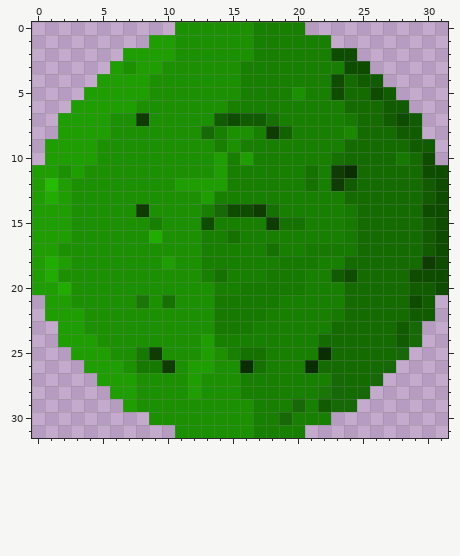
A pixel-art sprite gets an edit: assets/images/snake_body.png. This is how it looked before the edit.
The file is 32x32 pixels. Colours within 5 levels of each other are drawn and written as one.
The result:
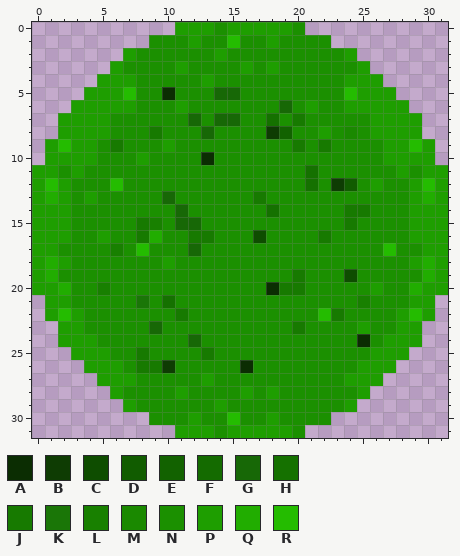
Palette (. is transparent): A #0b2d02  B #0e3c03  C #0e4d00  D #115c00  E #126200  F #146b00  G #176806  H #157100  J #177a00  K #1a7607  L #188000  M #1a8900  N #1b9000  P #1e9e00  Q #21ad00  R #24bc00
The exact change:
Changed rows in their new state; - is an unchanged pixel.
first column x 2:
 0 ---------PPP-PPPPPN-----------
 1 -------NN-P--R-NPNNNN---------
 2 ------NNN---P--NNNNNNNP-------
 3 ------NN-P----PNPNNNNNNP------
 4 ------N----P--NNNNNNNNPPP-----
 5 -----RN-A---GGNNNN-NNNRPPP----
 6 ---------P---NNNNGNPNNPPPPP---
 7 ------N---G-GGNN-NJNNNNNPPPP--
 8 -------J----N--N--NNPN-NPPPP--
 9 R---J---P---N-NNNNJNJNNNNPPRP-
10 ------P----ANNNNNNNNNNNNNPPPP-
11 ------------NNNNNNN-NNNNNNPNPP
12 ----R----NNNNNNNNNN-N--NPNNPRP
13 --P-----G--NNNNJNNNNNNNNNNNPQP
14 ------N--G-NNNNN-NNNNN-JNNNPPP
15 ------J--GGNNNNNNNNNNN-NNNNPPP
16 ---P--J---JJNNNCNNNNJNNNNNNPPP
17 ----L-R---GNNNNNNNNNNNNNNRNNPP
18 -----------NNNNNNNNNNNNNNNNPQP
19 -----------NNNNNNN-NNN-NNNNNQP
20 ---L--------NNNNA--NNNNNPNNQPP
21 ------------NNNNNNNNNNNLNNNPP-
22 R--------J--NNNNNNNNR-NNNNPRP-
23 -------G----NNNNNNJNNNNPNNPP--
24 ----------GNNNNNNNNNNNNANPPP--
25 -------N---J-NNNNNNNNNNNPPP---
26 ----------NN---NNNNNNNNPPP----
27 ----------NP--NNNNNNNNPPP-----
28 -----N---PN---PNPNNNNNNP------
29 ------------P--NNNNNNNP-------
30 ----------P--R-NPNNNN---------
31 ---------PPP-PPPPPN-----------
